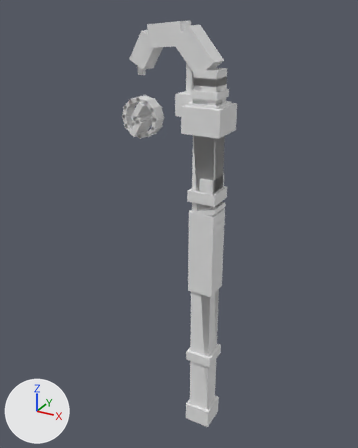
Before and after pictures for a commit that changed the OBJ model src/main/resources/assets/ashbound/models/mesh/sparkcaller.obj.
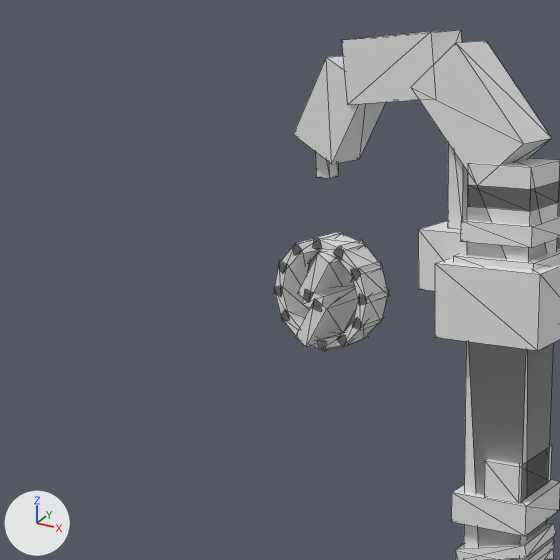
Old and new are each drawn whole from a 50 mm camera at (1.595, -2.814, 1.625) aimed at (0.293, -0.446, 0.441) and again close up on the part from 6% to 63% of the width and 2% to 48% of the height. Every picture has the same lights, and +X, +Y and +Z are marked at lower left. The first two pictures are the older version. The close-ups show mesh edges as thin lines. Where no turn or scale is listed for an object, it has been applied to the vertices.

Objects in the first close-up: 'sparkcaller'.
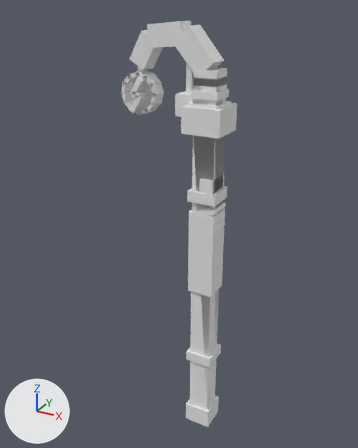
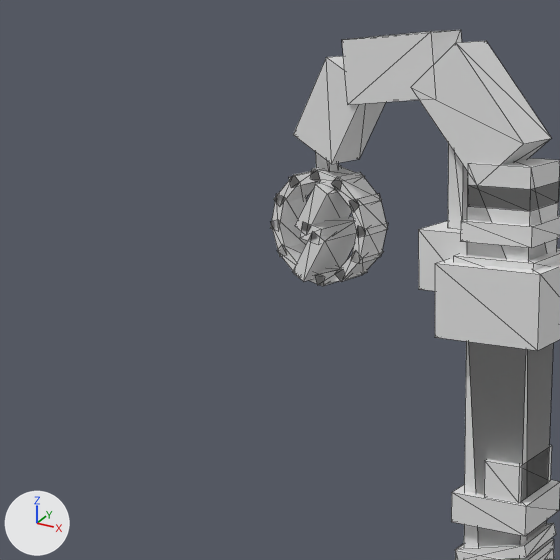
Changed parts and their boxes [x1, y1, x2, y2] in the close-ups (560 x 560 px; the box of a moved part takes in the faces that stretch with it):
'sparkcaller', reshaped: before [274, 30, 560, 560]; after [271, 30, 560, 560]
part 1 of me_sparkcaller, moved or reshaped: before [351, 261, 388, 305]; after [349, 194, 388, 237]
part 2 of me_sparkcaller, moved or reshaped: before [333, 240, 382, 277]; after [332, 172, 382, 210]
part 3 of me_sparkcaller, moved or reshaped: before [313, 232, 366, 260]; after [310, 167, 364, 190]
part 4 of me_sparkcaller, moved or reshaped: before [292, 233, 342, 254]; after [289, 165, 341, 186]
part 5 of me_sparkcaller, moved or reshaped: before [277, 238, 319, 273]; after [274, 171, 319, 205]
part 6 of me_sparkcaller, moved or reshaped: before [274, 261, 309, 297]; after [271, 194, 307, 231]
part 7 of me_sparkcaller, moved or reshaped: before [274, 285, 307, 322]; after [271, 220, 307, 257]
part 8 of me_sparkcaller, moved or reshaped: before [280, 307, 310, 335]; after [277, 243, 306, 278]
part 9 of me_sparkcaller, moved or reshaped: before [298, 329, 342, 351]; after [309, 266, 340, 286]
part 10 of me_sparkcaller, moved or reshaped: before [319, 331, 369, 350]; after [315, 268, 367, 285]
part 11 of me_sparkcaller, moved or reshaped: before [337, 316, 384, 347]; after [335, 250, 383, 281]
part 12 of me_sparkcaller, moved or reshaped: before [352, 289, 389, 330]; after [351, 222, 388, 263]
part 13 of me_sparkcaller, moved or reshaped: before [298, 251, 352, 302]; after [295, 183, 351, 236]
part 14 of me_sparkcaller, moved or reshaped: before [302, 281, 356, 312]; after [300, 216, 355, 245]
part 15 of me_sparkcaller, moved or reshaped: before [295, 293, 358, 347]; after [292, 228, 356, 282]

What the commit changed:
me_sparkcaller has 276 vertices, 420 faces and spans x -0.02..0.61, y -0.61..-0.39, z -0.9..1.56.
me_sparkcaller is used by ob_sparkcaller; location (0.0, 0.0, 0.0).
me_sparkcaller part 1: the loose piece of 8 vertices spanning x 0.17..0.21, y -0.54..-0.46, z 1.06..1.13 is moved by (0.0, 0.0, 0.13).
me_sparkcaller part 2: the loose piece of 8 vertices spanning x 0.13..0.19, y -0.54..-0.46, z 1.1..1.17 is moved by (0.0, 0.0, 0.13).
me_sparkcaller part 3: the loose piece of 8 vertices spanning x 0.08..0.16, y -0.54..-0.46, z 1.14..1.18 is moved by (0.0, 0.0, 0.13).
me_sparkcaller part 4: the loose piece of 8 vertices spanning x 0.03..0.11, y -0.54..-0.46, z 1.14..1.18 is moved by (0.0, 0.0, 0.13).
me_sparkcaller part 5: the loose piece of 8 vertices spanning x -0.01..0.06, y -0.54..-0.46, z 1.1..1.16 is moved by (0.0, 0.0, 0.13).
me_sparkcaller part 6: the loose piece of 8 vertices spanning x -0.02..0.02, y -0.54..-0.46, z 1.05..1.13 is moved by (0.0, 0.0, 0.13).
me_sparkcaller part 7: the loose piece of 8 vertices spanning x -0.02..0.02, y -0.54..-0.46, z 1.0..1.08 is moved by (0.0, 0.0, 0.13).
me_sparkcaller part 8: the loose piece of 8 vertices spanning x 0.0..0.06, y -0.54..-0.46, z 0.96..1.03 is moved by (0.0, 0.0, 0.13).
me_sparkcaller part 9: the loose piece of 8 vertices spanning x 0.04..0.11, y -0.54..-0.46, z 0.95..0.99 is moved by (0.0, 0.0, 0.13).
me_sparkcaller part 10: the loose piece of 8 vertices spanning x 0.09..0.16, y -0.54..-0.46, z 0.95..0.99 is moved by (0.0, 0.0, 0.13).
me_sparkcaller part 11: the loose piece of 8 vertices spanning x 0.13..0.2, y -0.54..-0.46, z 0.97..1.03 is moved by (0.0, 0.0, 0.13).
me_sparkcaller part 12: the loose piece of 8 vertices spanning x 0.17..0.21, y -0.54..-0.46, z 1.01..1.08 is moved by (0.0, 0.0, 0.13).
me_sparkcaller part 13: the loose piece of 8 vertices spanning x 0.06..0.14, y -0.57..-0.43, z 1.05..1.15 is moved by (0.0, 0.0, 0.13).
me_sparkcaller part 14: the loose piece of 8 vertices spanning x 0.07..0.12, y -0.57..-0.43, z 1.04..1.08 is moved by (0.0, 0.0, 0.13).
me_sparkcaller part 15: the loose piece of 8 vertices spanning x 0.05..0.13, y -0.57..-0.43, z 0.96..1.06 is moved by (0.0, 0.0, 0.13).
